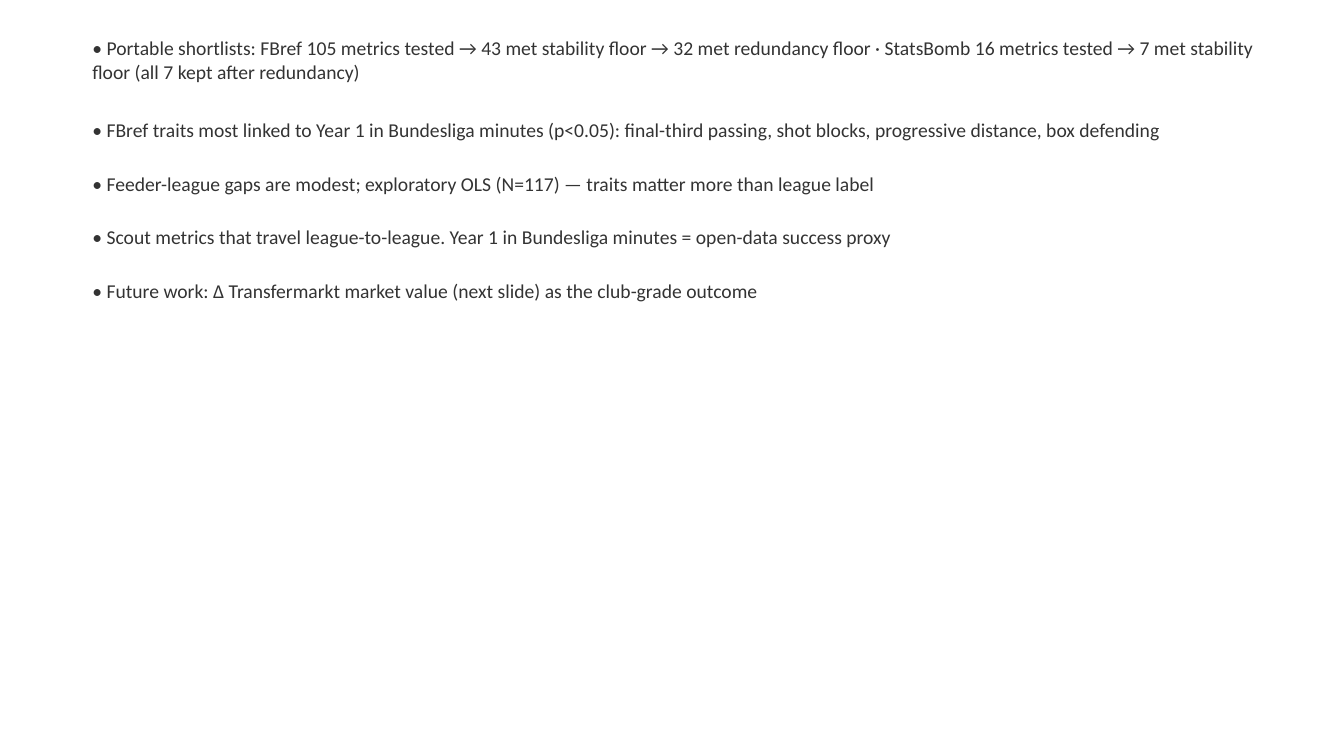
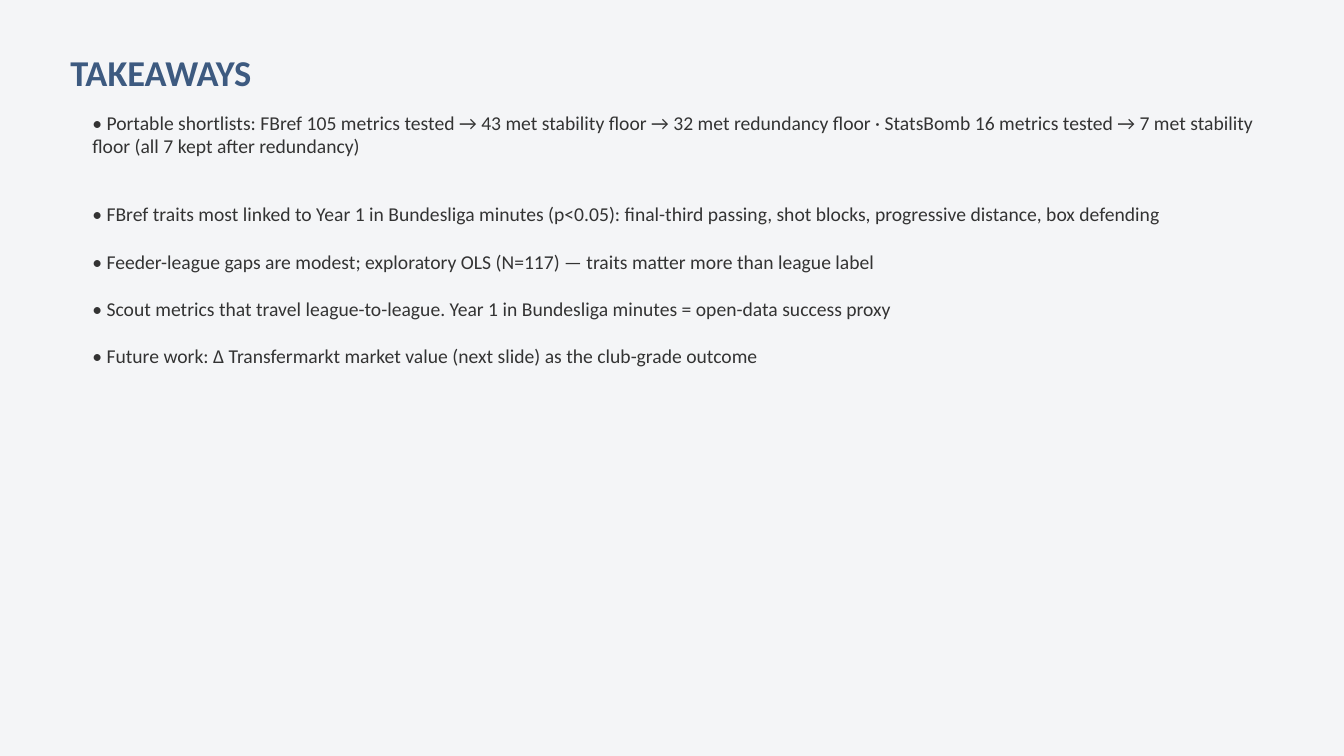
Before and after one commit to colbymorris08/bundesliga-transfer-traits, a slide deck: slide 20 of bundesliga_transfer_traits.pptx. Drawn at 1344x756 pixels with LibreOffice and Linux fonts; fonts in the diff are those of the drawing. Boxes give left, top, right and bottom in pixels: in the first picture for what was removed or moved away, otherwise in the second. Text is boxed around its words. In the diff, an @@ line names an element or a change of style, - is before the commit and + after.

```diff
--- a/bundesliga_transfer_traits.pptx
+++ b/bundesliga_transfer_traits.pptx
@@ rectangle added at [0, 0, 1344, 756], fill #F4F5F7 @@
@@ text added at [70, 62, 251, 87], 26 pt, text #3D5A80, bold @@
+TAKEAWAYS
@@ text "• Portable shortlists: FBref 105 ..." rewrapped from [92, 41, 1252, 302] to [92, 116, 1252, 367] @@
```
Also in this commit, not shown: 7 other slides changed, 1 other file.
